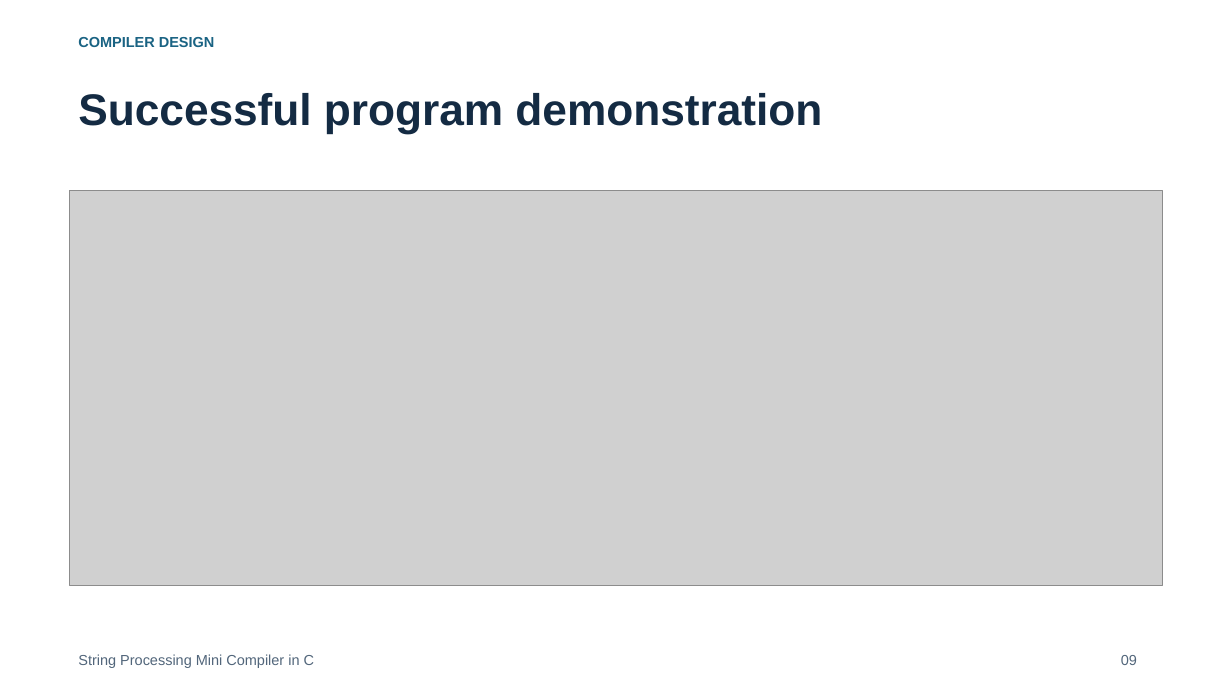
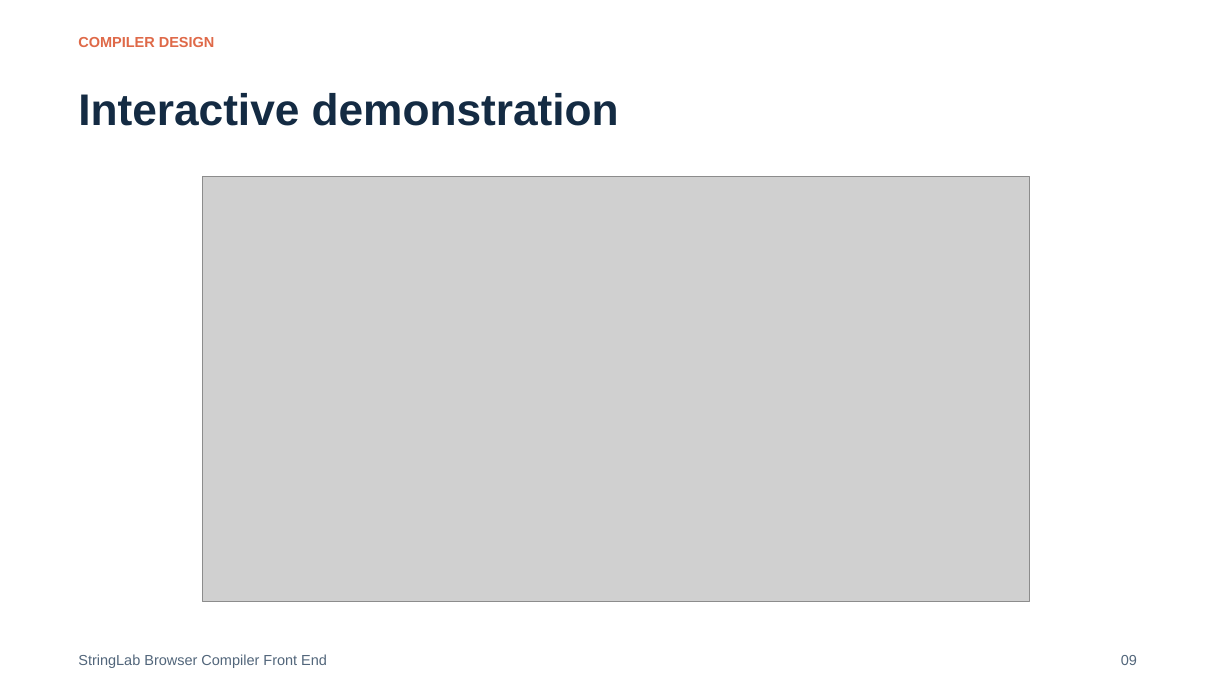
Before and after one commit to Skywalker690/cd-mini-project, a slide deck: slide 9 of submission/Presentation.pptx. Drawn at 1232x693 pixels with LibreOffice and Linux fonts; fonts in the diff are those of the drawing; grey boxes stand for pictures. Boxes give left, top, right and bottom in pixels: in the first picture for what was removed or moved away, otherwise in the second. Text is boxed around its words. In the diff, an @@ line names an element or a change of style, - is before the commit and + after.

Commit message:
refactor: replace console compiler with static browser playground

```diff
--- a/submission/Presentation.pptx
+++ b/submission/Presentation.pptx
@@ text "COMPILER DESIGN" at box(78, 37, 215, 47): text colour #1A6383 to #DF6948 @@
@@ text at box(78, 93, 619, 126): text changed @@
-Successful program demonstration
+Interactive demonstration
@@ picture: place and size @@
-picture at box(69, 190, 1163, 585)
+picture at box(202, 177, 1030, 602)
@@ text at box(78, 654, 327, 668): text changed @@
-String Processing Mini Compiler in C
+StringLab Browser Compiler Front End
```
Also in this commit, not shown: 9 other slides changed, 3 slides added, 2 slides removed, 57 other files.
